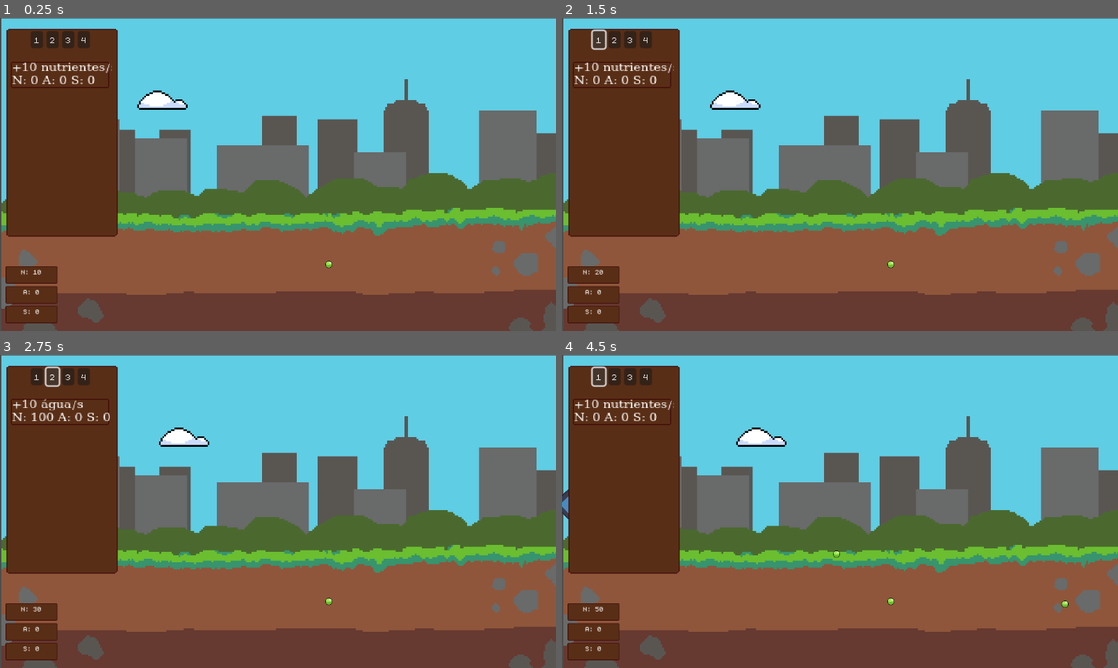
Above: before the commit, frames 1-4 (two rows, left to right).
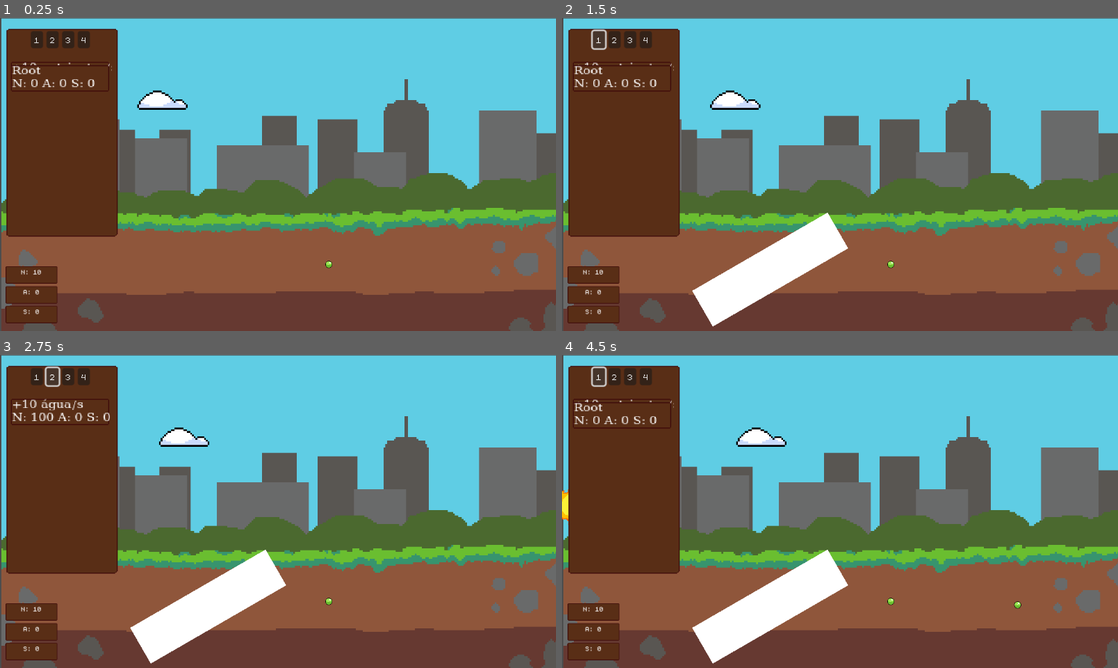
Above: after the commit, the same moments.

Repository: LeaoLuciano/ggj23
Game: Godot game, scene res://scenes/util/root_scene.tscn
The game is run twice, just before and just after one commit, with the same random seed, the same clock (stepped at 60 frames per second) and the same inputs. The engine's default icon, where the game draws it, is replaced by a stand-in: a white triangle on a blue panel in a dark square.
Inputs (mouse positions are in pixels of both pictures, inside the frame that each line leads up to):
- Up to frame 1 (0.25 s): no input
- Up to frame 2 (1.5 s): click (623, 74) at 0.52 s; click "1" at 1.25 s
- Up to frame 3 (2.75 s): click "2" at 2 s
- Up to frame 4 (4.5 s): click "3" at 2.75 s; click "4" at 3.5 s; click "1" at 4.25 s

The runs differ from the first frame. In frame 1, 0.6% of the frame differs, in the area x 2-20%, y 15-24%; in frame 2, 4.4%; in frame 3, 3.8%; in frame 4, 4.6%, in the area x 0-92%, y 15-99%.

Commit message:
Root upgrades
Adição de upgrade de criação de raiz

Signed-off-by: MarceloSpessoto <marcelomspessoto@gmail.com>

Diff:
--- a/scenes/items/sun.tscn
+++ b/scenes/items/sun.tscn
@@ -2,7 +2,7 @@
 
 [ext_resource type="Script" path="res://scenes/items/sun.gd" id="1_tba2c"]
 [ext_resource type="PackedScene" uid="uid://55nmaykt4xso" path="res://scenes/items/sunbeam.tscn" id="2_v03oo"]
-[ext_resource type="Texture2D" uid="uid://cnshwoikxxk8w" path="res://icon.svg" id="2_xtuhp"]
+[ext_resource type="Texture2D" uid="uid://dyaxauyuehq7v" path="res://sprites/sun.png" id="3_3abd8"]
 
 [sub_resource type="CircleShape2D" id="CircleShape2D_2eppb"]
 
@@ -14,9 +14,11 @@
 sunbeam_scene = ExtResource("2_v03oo")
 
 [node name="Sprite2D" type="Sprite2D" parent="."]
+texture_filter = 1
+position = Vector2(0, 2)
 rotation = -1.5708
-scale = Vector2(0.5, 0.5)
-texture = ExtResource("2_xtuhp")
+scale = Vector2(3, 2.64)
+texture = ExtResource("3_3abd8")
 
 [node name="CollisionShape2D" type="CollisionShape2D" parent="."]
 scale = Vector2(4.58337, 4.58337)
--- /dev/null
+++ b/scenes/items/upgrades/upgrade_menu/unlock_upgrade.gd
@@ -0,0 +1,20 @@
+extends Upgrade
+
+func can_buy() -> bool:
+	if type == "root" and not upgrade_man.tree.can_add_root():
+		return false
+	var nutrient_amount = upgrade_man.nutrient_counter.count
+	var water_amount = upgrade_man.water_counter.count
+	var sun_amount = upgrade_man.sun_counter.count
+	if nutrient_amount >= nutrient_cost and water_amount >= water_cost and sun_amount >= sun_cost:
+		print("Purchased upgrade " + str(type))
+		return true
+	else:
+		print("Not enough resources")
+		return false
+
+func _on_button_pressed() -> void:
+	if can_buy():
+		take_resources()
+		match type:
+			"root": upgrade_man.tree.add_root()
--- /dev/null
+++ b/scenes/items/upgrades/upgrade_menu/unlock_upgrade.tscn
@@ -0,0 +1,89 @@
+[gd_scene load_steps=4 format=3 uid="uid://fwjbyad2sfer"]
+
+[ext_resource type="Script" path="res://scenes/items/upgrades/upgrade_menu/unlock_upgrade.gd" id="1_vxe3g"]
+[ext_resource type="Texture2D" uid="uid://ksoe2w6w2ytk" path="res://scenes/items/upgrades/upgrade_menu/upgrade_button.png" id="2_p6wq8"]
+
+[sub_resource type="FontFile" id="FontFile_6dhyo"]
+face_index = null
+embolden = null
+transform = null
+cache/0/12/0/ascent = 0.0
+cache/0/12/0/descent = 0.0
+cache/0/12/0/underline_position = 0.0
+cache/0/12/0/underline_thickness = 0.0
+cache/0/12/0/scale = 1.0
+cache/0/12/0/kerning_overrides/12/0 = Vector2(0, 0)
+cache/0/12/0/kerning_overrides/16/0 = Vector2(0, 0)
+cache/0/12/0/kerning_overrides/11/0 = Vector2(0, 0)
+cache/0/12/0/kerning_overrides/10/0 = Vector2(0, 0)
+cache/0/12/0/kerning_overrides/13/0 = Vector2(0, 0)
+cache/0/16/0/ascent = 0.0
+cache/0/16/0/descent = 0.0
+cache/0/16/0/underline_position = 0.0
+cache/0/16/0/underline_thickness = 0.0
+cache/0/16/0/scale = 1.0
+cache/0/16/0/kerning_overrides/12/0 = Vector2(0, 0)
+cache/0/16/0/kerning_overrides/16/0 = Vector2(0, 0)
+cache/0/16/0/kerning_overrides/11/0 = Vector2(0, 0)
+cache/0/16/0/kerning_overrides/10/0 = Vector2(0, 0)
+cache/0/16/0/kerning_overrides/13/0 = Vector2(0, 0)
+cache/0/11/0/ascent = 0.0
+cache/0/11/0/descent = 0.0
+cache/0/11/0/underline_position = 0.0
+cache/0/11/0/underline_thickness = 0.0
+cache/0/11/0/scale = 1.0
+cache/0/11/0/kerning_overrides/12/0 = Vector2(0, 0)
+cache/0/11/0/kerning_overrides/16/0 = Vector2(0, 0)
+cache/0/11/0/kerning_overrides/11/0 = Vector2(0, 0)
+cache/0/11/0/kerning_overrides/10/0 = Vector2(0, 0)
+cache/0/11/0/kerning_overrides/13/0 = Vector2(0, 0)
+cache/0/10/0/ascent = 0.0
+cache/0/10/0/descent = 0.0
+cache/0/10/0/underline_position = 0.0
+cache/0/10/0/underline_thickness = 0.0
+cache/0/10/0/scale = 1.0
+cache/0/10/0/kerning_overrides/12/0 = Vector2(0, 0)
+cache/0/10/0/kerning_overrides/16/0 = Vector2(0, 0)
+cache/0/10/0/kerning_overrides/11/0 = Vector2(0, 0)
+cache/0/10/0/kerning_overrides/10/0 = Vector2(0, 0)
+cache/0/10/0/kerning_overrides/13/0 = Vector2(0, 0)
+cache/0/13/0/ascent = 0.0
+cache/0/13/0/descent = 0.0
+cache/0/13/0/underline_position = 0.0
+cache/0/13/0/underline_thickness = 0.0
+cache/0/13/0/scale = 1.0
+cache/0/13/0/kerning_overrides/12/0 = Vector2(0, 0)
+cache/0/13/0/kerning_overrides/16/0 = Vector2(0, 0)
+cache/0/13/0/kerning_overrides/11/0 = Vector2(0, 0)
+cache/0/13/0/kerning_overrides/10/0 = Vector2(0, 0)
+cache/0/13/0/kerning_overrides/13/0 = Vector2(0, 0)
+
+[node name="Upgrade" type="Control"]
+layout_mode = 3
+anchors_preset = 15
+anchor_right = 1.0
+anchor_bottom = 1.0
+grow_horizontal = 2
+grow_vertical = 2
+script = ExtResource("1_vxe3g")
+
+[node name="Button" type="Button" parent="."]
+layout_mode = 0
+offset_right = 113.0
+offset_bottom = 31.0
+
+[node name="Sprite2D" type="Sprite2D" parent="Button"]
+position = Vector2(56.5, 16)
+scale = Vector2(1.17708, 1)
+texture = ExtResource("2_p6wq8")
+
+[node name="Label" type="Label" parent="Button/Sprite2D"]
+texture_filter = 1
+offset_left = -47.0
+offset_top = -15.0
+offset_right = 47.0
+offset_bottom = 15.0
+theme_override_fonts/font = SubResource("FontFile_6dhyo")
+theme_override_font_sizes/font_size = 12
+
+[connection signal="pressed" from="Button" to="." method="_on_button_pressed"]
--- a/scenes/items/upgrades/upgrade_menu/upgrade.gd
+++ b/scenes/items/upgrades/upgrade_menu/upgrade.gd
@@ -1,4 +1,5 @@
 extends Node
+class_name Upgrade
 
 @export
 var type : String
@@ -27,7 +28,7 @@
 	var water_amount = upgrade_man.water_counter.count
 	var sun_amount = upgrade_man.sun_counter.count
 	if nutrient_amount >= nutrient_cost and water_amount >= water_cost and sun_amount >= sun_cost:
-		print("Purchased upgrade " + str(type) + " - " + str(production_rate))
+		print("Purchased upgrade " + str(type))
 		return true
 	else:
 		print("Not enough resources")
--- a/scenes/items/upgrades/upgrade_menu/upgrade_manager.gd
+++ b/scenes/items/upgrades/upgrade_menu/upgrade_manager.gd
@@ -11,6 +11,9 @@
 @export
 var sun_counter : Node2D
 var sun_production_rate : int = 0
+
+@export
+var tree : Node2D
 
 # Called when the node enters the scene tree for the first time.
 func _ready():
--- a/scenes/items/upgrades/upgrade_menu/upgrade_manager.tscn
+++ b/scenes/items/upgrades/upgrade_menu/upgrade_manager.tscn
@@ -1,10 +1,11 @@
-[gd_scene load_steps=6 format=3 uid="uid://dl7im48sd816m"]
+[gd_scene load_steps=7 format=3 uid="uid://dl7im48sd816m"]
 
 [ext_resource type="Texture2D" uid="uid://de6htejo3hw7g" path="res://scenes/items/upgrades/upgrade_menu/upgrade_menu.png.png" id="1_qs1es"]
 [ext_resource type="Script" path="res://scenes/items/upgrades/upgrade_menu/upgrade_manager.gd" id="1_uj27u"]
 [ext_resource type="PackedScene" uid="uid://i83qiw33mmc6" path="res://scenes/items/upgrades/upgrade_menu/upgrade.tscn" id="2_y1ylx"]
 [ext_resource type="Script" path="res://scenes/items/upgrades/upgrade_menu/tabs_buttons.gd" id="3_kl1r8"]
 [ext_resource type="FontFile" uid="uid://bi3tnblb077t8" path="res://fonts/monogram-extended.ttf" id="4_8m8px"]
+[ext_resource type="PackedScene" uid="uid://fwjbyad2sfer" path="res://scenes/items/upgrades/upgrade_menu/unlock_upgrade.tscn" id="6_v6uqv"]
 
 [node name="UpgradeManager" type="Control"]
 layout_mode = 3
@@ -81,6 +82,12 @@
 upgrade_man = NodePath("../../../..")
 button_text = "+10 nutrientes/s"
 
+[node name="RootUpgrade" parent="Sprite2D/TreeUpgrades/VBoxContainer" node_paths=PackedStringArray("upgrade_man") instance=ExtResource("6_v6uqv")]
+layout_mode = 2
+type = "root"
+upgrade_man = NodePath("../../../..")
+button_text = "Root"
+
 [node name="NutrientUpgrades" type="ScrollContainer" parent="Sprite2D"]
 visible = false
 offset_left = -59.0
--- a/scenes/items/world.tscn
+++ b/scenes/items/world.tscn
@@ -51,10 +51,11 @@
 
 [node name="Nutrient Spawner" parent="Spawners" instance=ExtResource("4_vvy3u")]
 
-[node name="UpgradeMenu" parent="." node_paths=PackedStringArray("nutrient_counter", "water_counter", "sun_counter") instance=ExtResource("6_ijhpw")]
+[node name="UpgradeMenu" parent="." node_paths=PackedStringArray("nutrient_counter", "water_counter", "sun_counter", "tree") instance=ExtResource("6_ijhpw")]
 nutrient_counter = NodePath("../Counters/Nutrient Counter")
 water_counter = NodePath("../Counters/WaterCounter")
 sun_counter = NodePath("../Counters/SunCounter")
+tree = NodePath("../Simulation/Tree")
 
 [node name="Backgrounduntitled" type="Sprite2D" parent="."]
 z_index = -2
--- a/scenes/tree/root.tscn
+++ b/scenes/tree/root.tscn
@@ -25,3 +25,9 @@
 script = ExtResource("2_6b3cg")
 type = 0
 force = 100
+
+[node name="ColorRect" type="ColorRect" parent="."]
+offset_left = -49.0
+offset_top = -180.0
+offset_right = 46.0
+offset_bottom = 180.0
